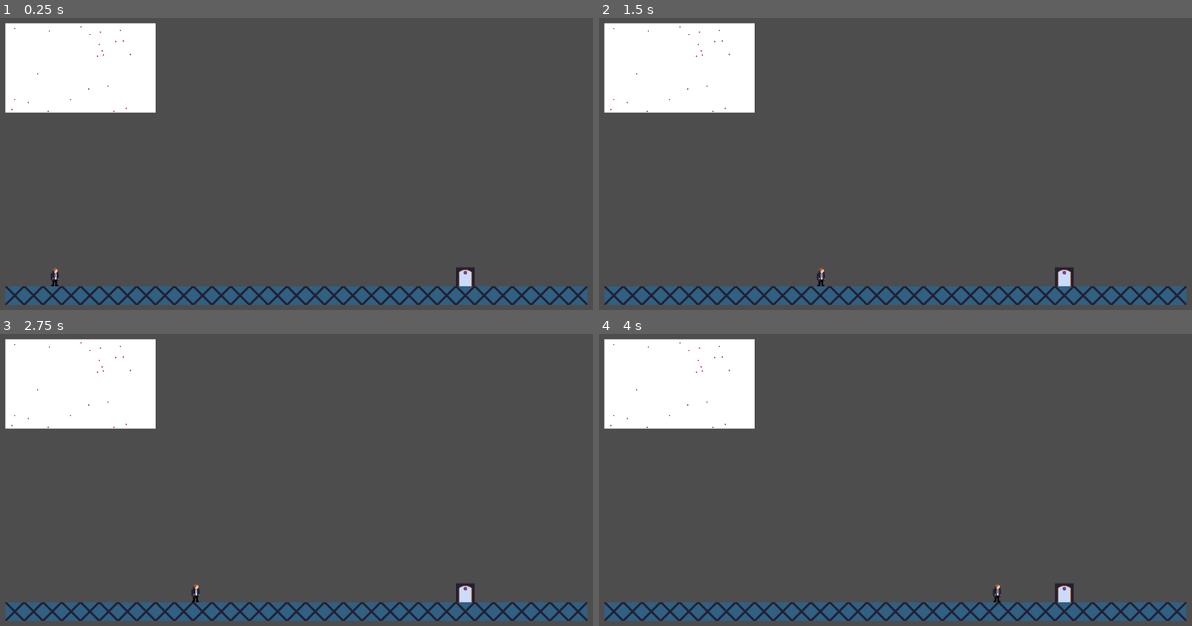
Above: before the commit, frames 1-4 (two rows, left to right).
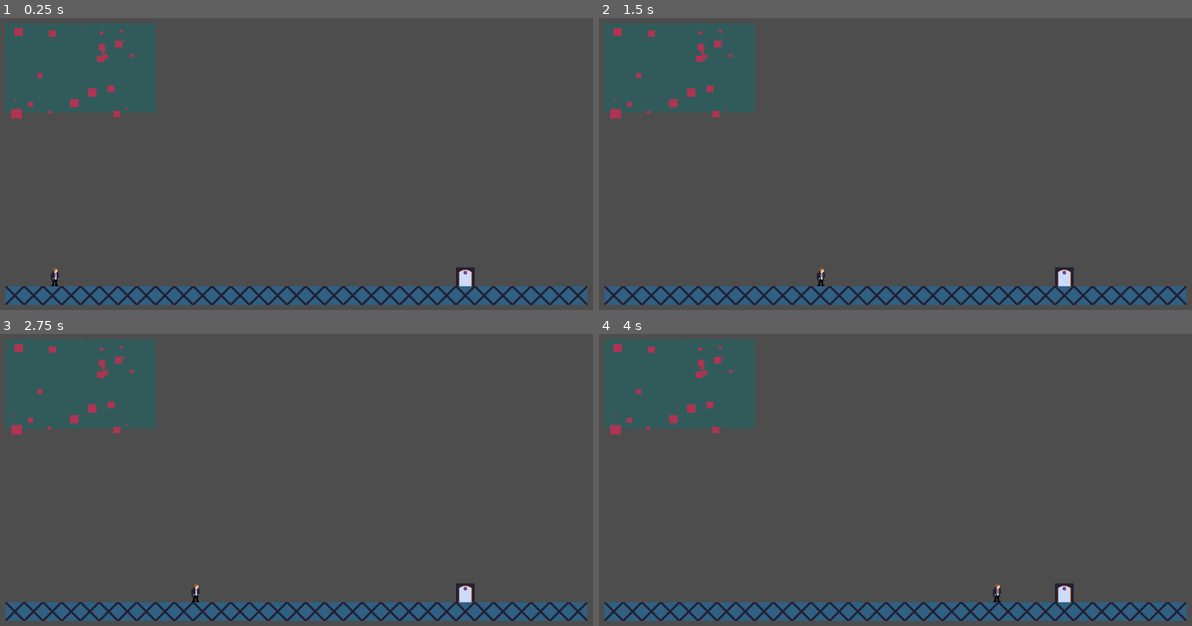
Above: after the commit, the same moments.

Repository: adamsocki/godot_city1
Game: Godot game, scene res://scenes/Game.tscn
Same seed, same stepped clock (60 frames per second), same inputs: the game is played once before the commit and once after it.
Inputs:
- Up to frame 1 (0.25 s): no input
- Up to frame 2 (1.5 s): tap Enter (ui_accept) at 0.5, 0.77, 1.25 s; hold Right (ui_right) from 0.53 s (still down)
- Up to frame 3 (2.75 s): tap Enter (ui_accept) at 1.52, 2 s; release Right (ui_right) at 2.03 s; hold Left (ui_left) from 2.03 s (still down)
- Up to frame 4 (4 s): release Left (ui_left) at 2.78 s; hold Right (ui_right) from 2.78 s (still down); tap Enter (ui_accept) at 3.02, 3.5, 3.77 s

The runs differ from the first frame. In frame 1, 7.9% of the frame differs, in the area x 0-27%, y 1-35%; in frame 2, 7.9%; in frame 3, 7.9%; in frame 4, 7.9%.

Commit message:
sorting array pop emp

Diff:
--- a/Subway/Game_Manager.gd
+++ b/Subway/Game_Manager.gd
@@ -5,10 +5,10 @@
 
 # Called when the node enters the scene tree for the first time.
 func init_game_manager():
-	SubwayManager.init_subway_manager(2)
 	StationManager.init_station_manager()
 
 	GridManager.init_grid_manager()
+	SubwayManager.init_subway_manager(2)
 
 
 # Called every frame. 'delta' is the elapsed time since the previous frame.
--- a/Subway/grid.gd
+++ b/Subway/grid.gd
@@ -7,6 +7,9 @@
 
 var occupied_grid_locations
 var station_list = []
+var station_list_pop_sort = []
+var station_list_emp_sort = []
+
 
 
 func is_location_occupied(location_to_check : Vector2) -> bool:
@@ -41,6 +44,27 @@
 	station_list.append(station)
 
 
+
+func sort_pouplation_high_to_low():
+	station_list_pop_sort = station_list.duplicate()
+	for i in range(station_list_pop_sort.size()):
+		for j in range(i + 1, station_list_pop_sort.size()):
+			if (station_list_pop_sort[i].nearby_population < station_list_pop_sort[j].nearby_population):
+				var temp = station_list_pop_sort[i]
+				station_list_pop_sort[i] = station_list_pop_sort[j]
+				station_list_pop_sort[j] = temp
+
+	for i in station_list_pop_sort.size():
+		print(station_list_pop_sort[i].nearby_population)
+	for i in station_list.size():
+		print(station_list[i].nearby_population)
+
+func sort_employment_high_to_low():
+	pass
+
+
+
+
 func _init(x: int, y: int):
 	grid_size_x = x
 	grid_size_y = y
--- a/Subway/grid_manager.gd
+++ b/Subway/grid_manager.gd
@@ -20,6 +20,8 @@
 
 	Grid_Display_Scene.init_grid_display()
 
+	Global.grid.sort_pouplation_high_to_low()
+
 
 # Called every frame. 'delta' is the elapsed time since the previous frame.
 func update_grid_manager(delta):
--- a/Subway/station_class.gd
+++ b/Subway/station_class.gd
@@ -6,6 +6,8 @@
 var grid_location : Vector2
 
 
+var nearby_population : int
+var nearby_employment : int
 
 
 
@@ -13,3 +15,11 @@
 func _init(name_for_station: String, grid: Vector2):
 	grid_location = grid
 	station_name = name_for_station
+	generate_demographics()
+
+
+
+func generate_demographics():
+	# Random Population Employment Data
+	nearby_population = randi_range(30, 2000)
+	nearby_employment = randi_range(30, 2000)
--- a/Subway/subway.gd
+++ b/Subway/subway.gd
@@ -12,7 +12,30 @@
 	station_ids.append(station_id)
 
 
+
+
+func top_five_pop_constructor():
+	# Get Top Five most pop stations
+
+	pass
+
+
+
+
+func subway_line_constructor(type: int):
+	match type:
+		0:
+			top_five_pop_constructor()
+			pass
+		1:
+			pass
+		_:
+			pass
+
+
+
+
 #func _init(stop_num: int):
-func _init(stop_num: int):
-	number_of_stops = stop_num
+func _init():
+#	snumber_of_stops = stop_num
 	line_color = Color(randf_range(0.0, 1.0), randf_range(0.0, 1.0), randf_range(0.0, 1.0), 1.0)
--- a/scenes/Grid_Display.tscn
+++ b/scenes/Grid_Display.tscn
@@ -17,3 +17,4 @@
 layout_mode = 0
 offset_right = 256.0
 offset_bottom = 152.0
+color = Color(0.145098, 0.384314, 0.384314, 0.682353)
--- a/scenes/station.tscn
+++ b/scenes/station.tscn
@@ -6,6 +6,16 @@
 script = ExtResource("1_74kc7")
 
 [node name="ColorRect" type="ColorRect" parent="."]
-offset_right = 2.0
-offset_bottom = 2.0
+anchors_preset = 8
+anchor_left = 0.5
+anchor_top = 0.5
+anchor_right = 0.5
+anchor_bottom = 0.5
+offset_right = 3.0
+offset_bottom = 3.0
+grow_horizontal = 2
+grow_vertical = 2
+scale = Vector2(0.972603, 0.905405)
+size_flags_horizontal = 6
+size_flags_vertical = 4
 color = Color(0.686275, 0.203922, 0.321569, 1)
--- a/scripts/Grid_display_script.gd
+++ b/scripts/Grid_display_script.gd
@@ -5,37 +5,25 @@
 
 func init_grid_display():
 
-#	var colorrect_size =
+	# RESIZE MAP_VIEWER TO MAP_SIZE->COLOR_RECT
 	$Map_Viewer.size = $Map_Viewer/Map_Size.get_size()
+
 	# LOAD AND SET STATIONS
 	for station in Global.grid.station_list:
 
 		# SET STATION TO GRID
-		var station_load = load("res://scenes/station.tscn").instantiate()
-		station_load.set_station_data(station)
+		var station_load_to_map = load("res://scenes/station.tscn").instantiate()
+		station_load_to_map.set_station_data(station)
 
-		#SET STATION POSITIONS
+		#SET STATION POSITION ON MAP_GUI
 		var scaleFactor = Vector2($Map_Viewer.get_size().x / Global.grid.grid_size_x, $Map_Viewer.get_size().y / Global.grid.grid_size_y)
 		var scaledVector = Vector2(station.grid_location.x  * scaleFactor.x, station.grid_location.y * scaleFactor.y)
+		station_load_to_map.position = scaledVector
 
-#		var windowSize = Vector2($Map_Viewer.get_size().x, $Map_Viewer.get_size().y)
-		station_load.position = scaledVector
-#		station_load.position = station_load.position
-
-		print(station.grid_location)
-		print(station_load.position)
-
-
-
-#		station_load.position.x = station.grid_location.x / $Map_Viewer.get_size().x
-#		station_load.position.y = station.grid_location.y / $Map_Viewer.get_size().y
-
-#		station_load.get_child(0).size.x /= $Map_Viewer.get_size().x
-#		station_load.get_child(0).size.y /= $Map_Viewer.get_size().y
-
+		station_load_to_map.get_child(0).size.x *= station.nearby_population / 300
+		station_load_to_map.get_child(0).size.y *= station.nearby_population / 300
 		# ADD STATION AS CHILDREN
-		$Map_Viewer.add_child(station_load)
-#		print($Map_Viewer.get_size())
+		$Map_Viewer.add_child(station_load_to_map)
 
 
 
--- a/scripts/subway_manager.gd
+++ b/scripts/subway_manager.gd
@@ -4,8 +4,12 @@
 
 # Called when the node enters the scene tree for the first time.
 func init_subway_manager(num_of_lines):
+
+
+
+
 	for num in num_of_lines:
-#		var subway := Subway
+		var subway = Subway.new()
 		pass
 
 
Not shown, changed: .DS_Store
